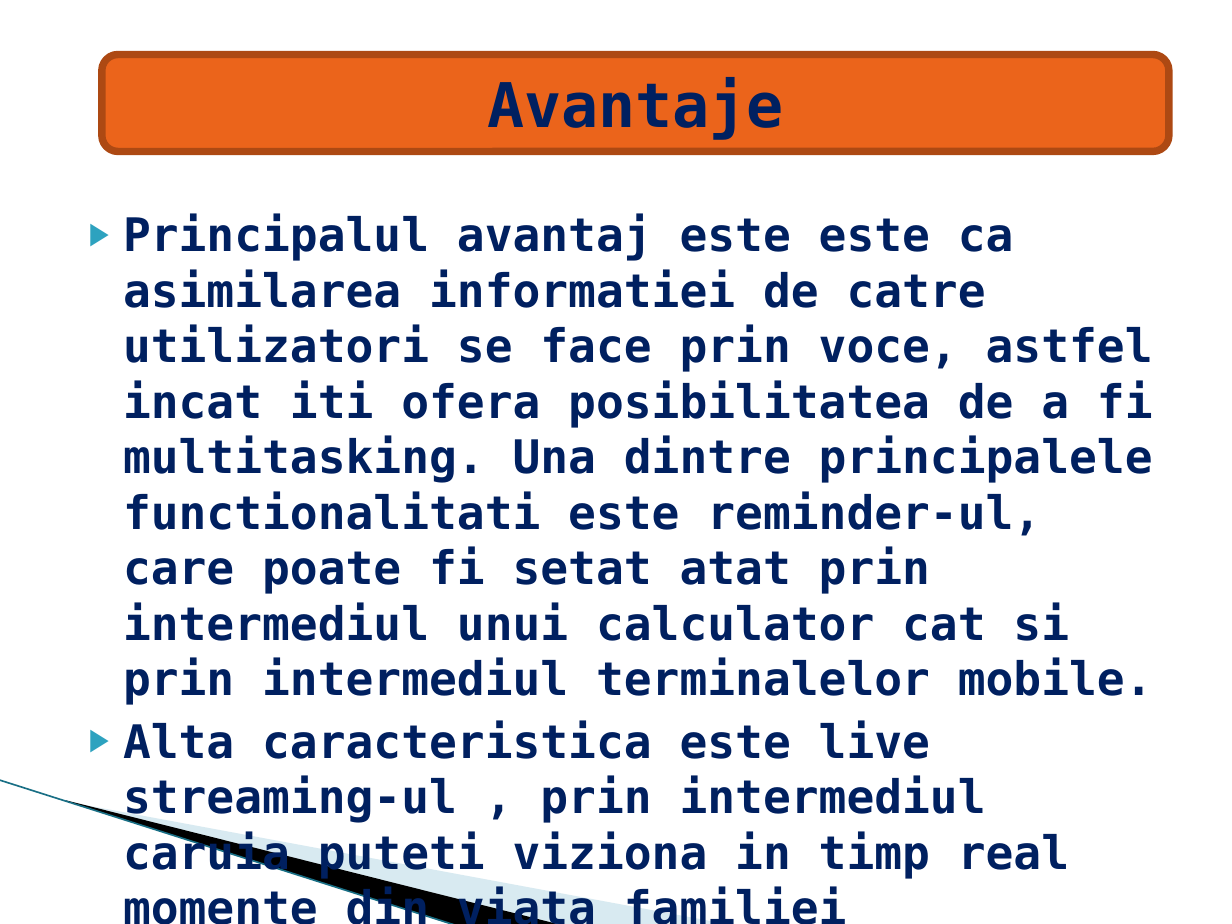
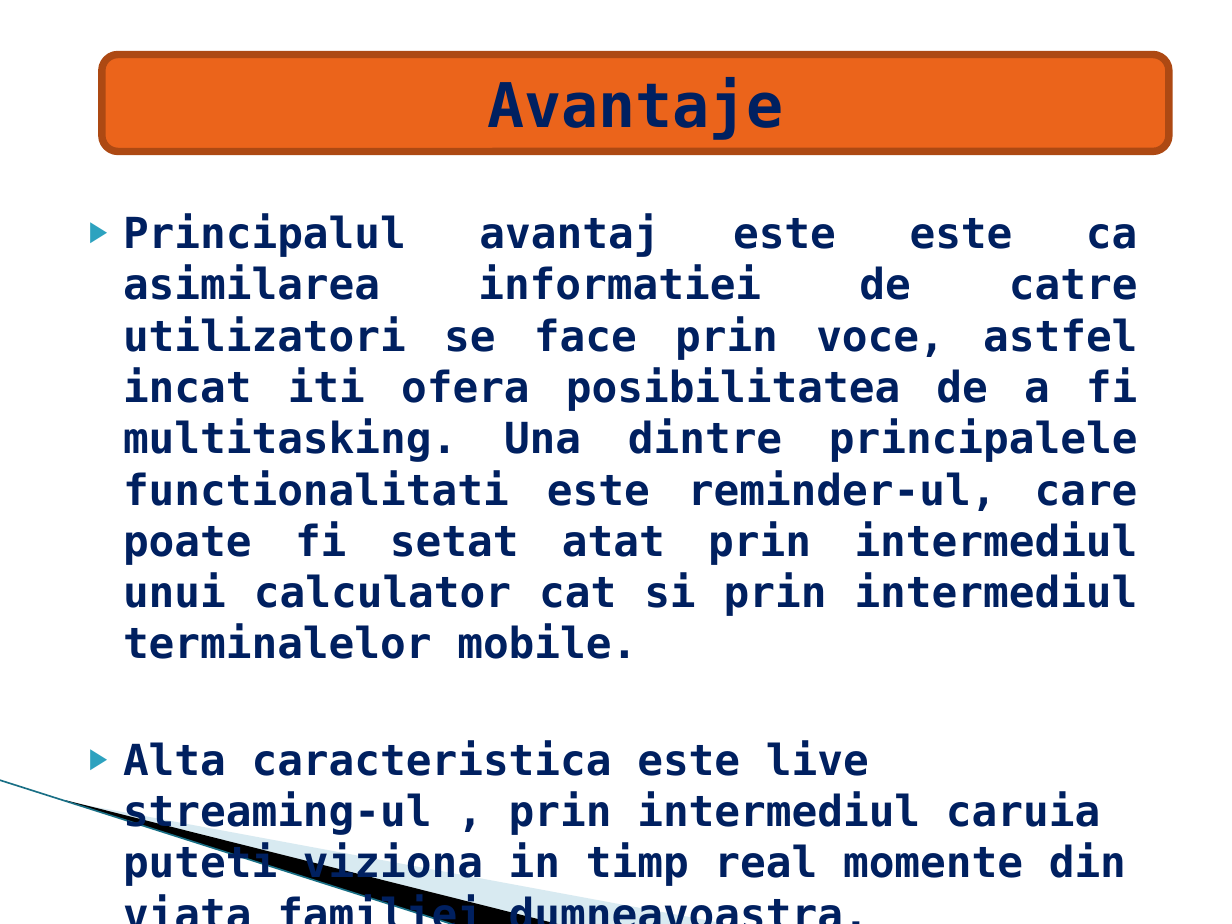
Before and after one commit to dragosionita/PiBox-Reminder, a slide deck: slide 3 of doc/Raspbery Presentation.pptx. Drawn at 1232x924 pixels with LibreOffice and Linux fonts; fonts in the diff are those of the drawing; background and template pictures are left out. Boxes give left, top, right and bottom in pixels: in the first picture for what was removed or moved away, otherwise in the second. Text is boxed around its words. In the diff, an @@ line names an element or a change of style, - is before the commit and + after.

```diff
--- a/doc/Raspbery Presentation.pptx
+++ b/doc/Raspbery Presentation.pptx
@@ text "Principalul avantaj este este ca ..." at (x1=123, y1=214, x2=1138, y2=887): size 27 to 25 pt; alignment left to justified @@
```
Also in this commit, not shown: 3 other slides changed.
